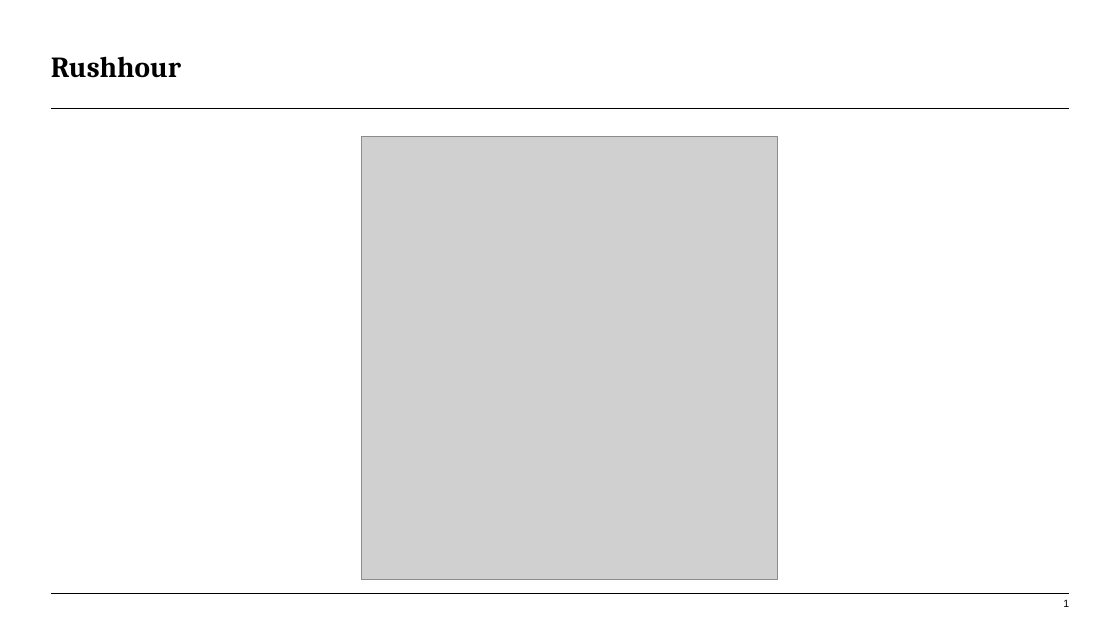
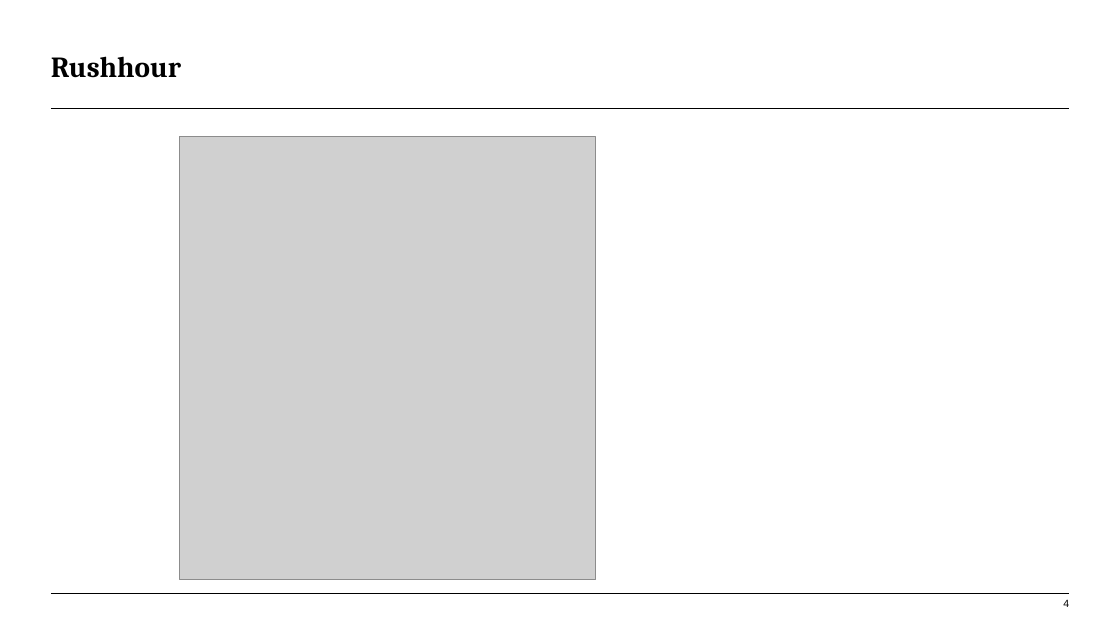
Before and after one commit to floorberkhout/commit4life, a slide deck: slide 4 of ppt/presentation1.pptx (slide 1 before the commit). Drawn at 1120x630 pixels with LibreOffice and Linux fonts; fonts in the diff are those of the drawing; grey boxes stand for pictures. Boxes give left, top, right and bottom in pixels: in the first picture for what was removed or moved away, otherwise in the second. Text is boxed around its words. In the diff, an @@ line names an element or a change of style, - is before the commit and + after.

```diff
--- a/ppt/presentation1.pptx
+++ b/ppt/presentation1.pptx
@@ picture: place and size @@
-picture at box(361, 137, 778, 580)
+picture at box(179, 137, 596, 580)
@@ page number at box(1063, 599, 1069, 607): text changed @@
-1
+4
```
Also in this commit, not shown: 4 slides added, 20 other files.
